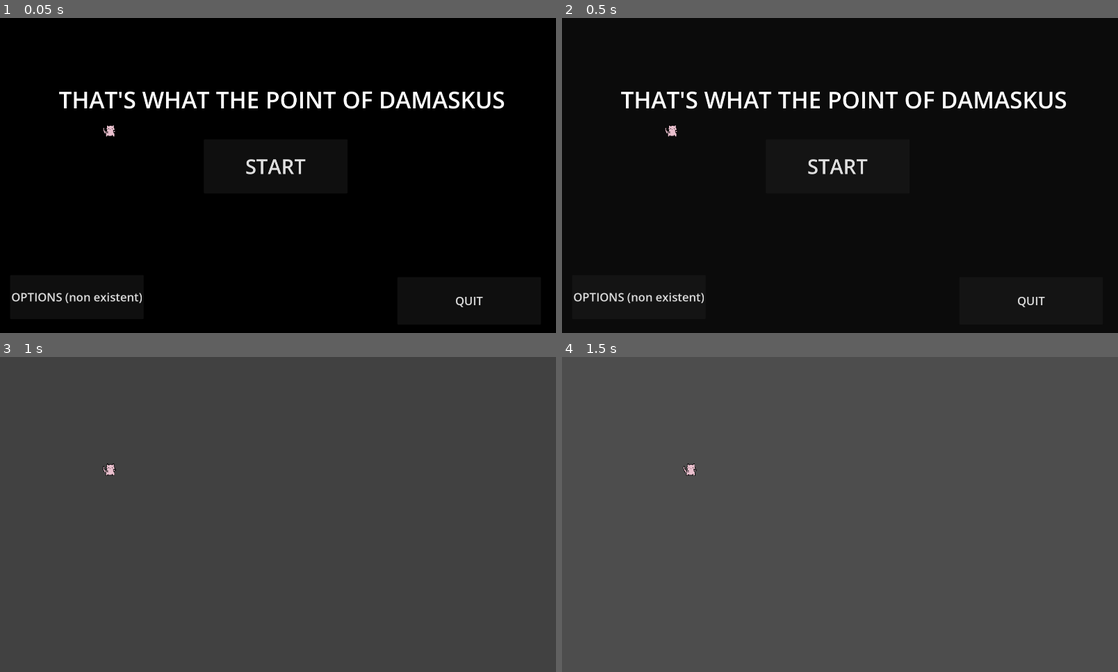
Above: before the commit, frames 1-4 (two rows, left to right).
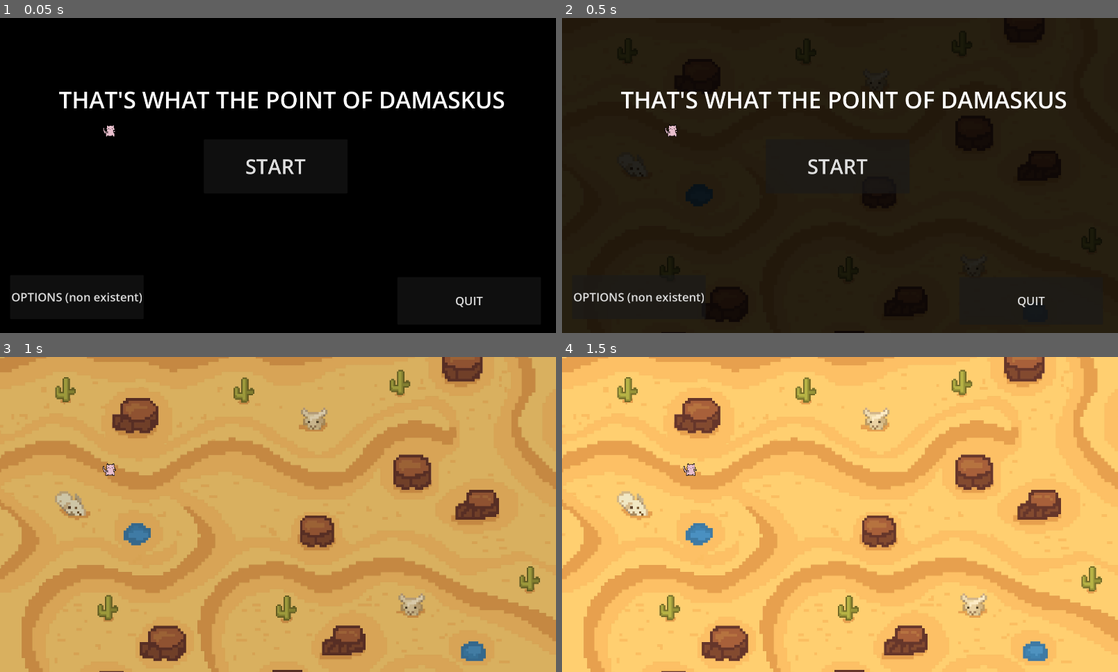
Above: after the commit, the same moments.

Repository: Lem0naise/damaskus
Game: Godot game, scene res://main_menu.tscn
Two runs of this game, one before a commit and one after it. Both use one fixed random seed, a clock stepped at 60 frames per second and the inputs below.
Inputs:
- Up to frame 1 (0.05 s): no input
- Up to frame 2 (0.5 s): no input
- Up to frame 3 (1 s): click "START" at 0.5 s
- Up to frame 4 (1.5 s): tap Enter (ui_accept) at 1.25 s; hold Right (ui_right) from 1.28 s (still down)

Frame 1 is identical in both runs. In frame 2, 68% of the frame differs, in the area x 0-100%, y 0-100%; in frame 3, 100%; in frame 4, 100%.

Commit message:
background

Diff:
--- a/main_menu.tscn
+++ b/main_menu.tscn
@@ -2,6 +2,7 @@
 
 [ext_resource type="Script" uid="uid://ctsvm15dv038b" path="res://scripts/mainnmenu.gd" id="1_06t4h"]
 [ext_resource type="Script" uid="uid://bjvbyqnuj0xmx" path="res://scripts/entities/PlayerMainMenu.gd" id="2_glbon"]
+[ext_resource type="Texture2D" uid="uid://c28f11wxipbai" path="res://assets/background.png" id="2_nlkkf"]
 [ext_resource type="AudioStream" uid="uid://dnpxrx3bvq1mr" path="res://assets/output.wav" id="3_fu7sn"]
 [ext_resource type="Texture2D" uid="uid://dnm3cowsiyvey" path="res://assets/gorgeous.png" id="3_glbon"]
 [ext_resource type="Script" uid="uid://b1b838dtpkty8" path="res://scripts/core/GridManager.gd" id="5_glbon"]
@@ -13,8 +14,13 @@
 
 [node name="Background" type="TextureRect" parent="." unique_id=955506735]
 layout_mode = 0
-offset_right = 1918.0
-offset_bottom = 1062.0
+offset_left = -45.0
+offset_top = -145.0
+offset_right = 2150.0
+offset_bottom = 1250.0
+texture = ExtResource("2_nlkkf")
+expand_mode = 1
+stretch_mode = 4
 
 [node name="FadeLayer" type="ColorRect" parent="." unique_id=393215701]
 unique_name_in_owner = true
